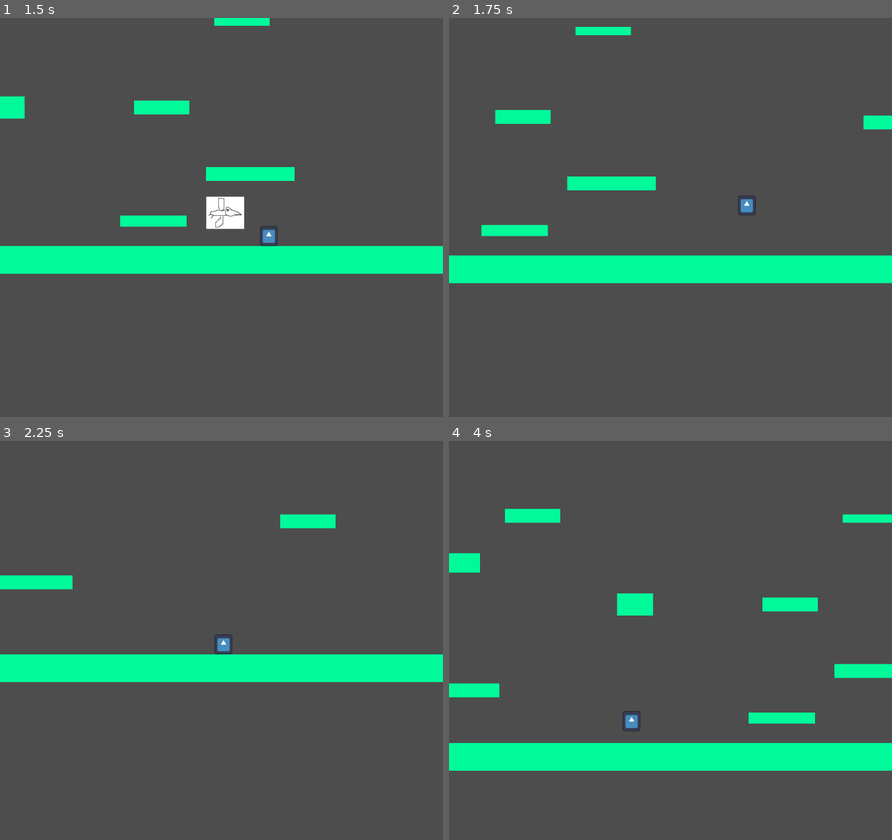
Above: before the commit, frames 1-4 (two rows, left to right).
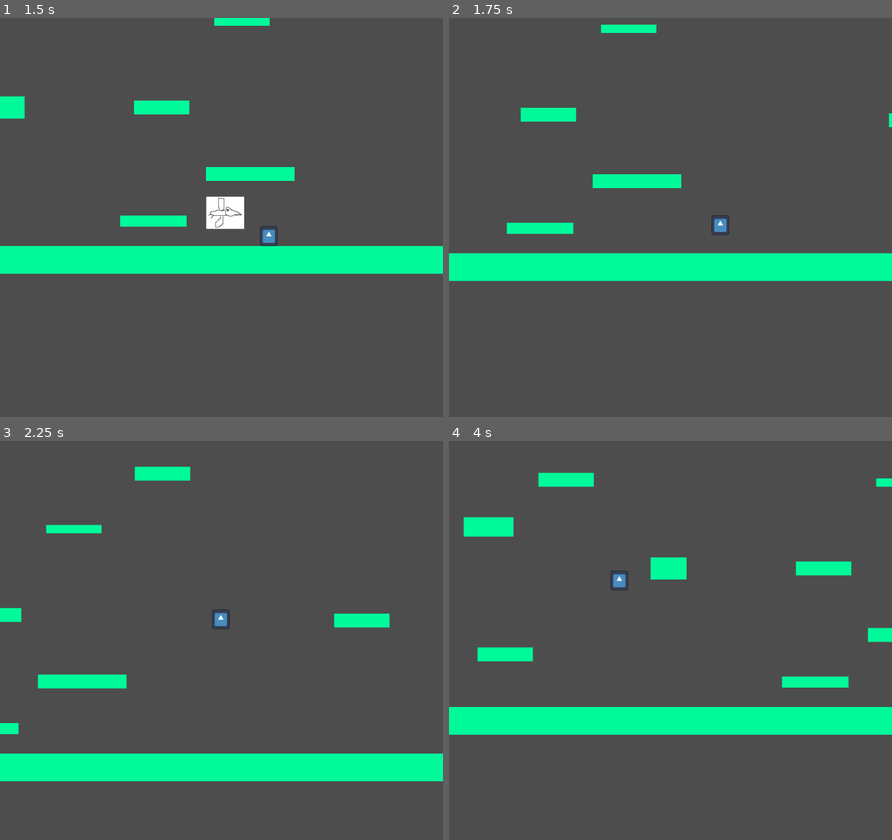
Above: after the commit, the same moments.

Repository: ArthurVayner/GameJam2026
Game: Godot game, scene res://Scenes/node_2d.tscn
Same seed, same stepped clock (60 frames per second), same inputs: the game is played once before the commit and once after it. This scene is started directly instead of the project's main scene. The engine's default icon, where the game draws it, is replaced by a stand-in: a white triangle on a blue panel in a dark square.
Inputs:
- Up to frame 1 (1.5 s): hold Right (go_right) from 0.53 s (still down); tap W (jump) at 0.77, 1.07 s
- Up to frame 2 (1.75 s): keep holding Right (go_right); tap W (jump) at 1.52 s
- Up to frame 3 (2.25 s): tap W (jump) at 1.82 s; release Right (go_right) at 2.03 s; hold Left (go_left) from 2.03 s (still down)
- Up to frame 4 (4 s): keep holding Left (go_left); tap W (jump) at 3.02, 3.32, 3.77 s

Frame 1 is identical in both runs. In frame 2, 3.7% of the frame differs, in the area x 0-100%, y 1-67%; in frame 3, 17%; in frame 4, 19%, in the area x 0-100%, y 7-83%.
Error before the commit: Cannot call method 'start' on a null value. (res://Scripts/player.gd:30)
Error after the commit: Cannot call method 'start' on a null value. (res://Scripts/player.gd:26)

Commit message:
Added bird flapping sounds

Diff:
--- a/Scenes/bird.tscn
+++ b/Scenes/bird.tscn
@@ -1,7 +1,8 @@
 [gd_scene format=3 uid="uid://d0w1bn31ck55y"]
 
 [ext_resource type="Texture2D" uid="uid://by0e42830pk6w" path="res://bird.png" id="1_i8bdw"]
-[ext_resource type="Script" uid="uid://b2p0i77falbmd" path="res://Scenes/bird.gd" id="1_mcegt"]
+[ext_resource type="Script" uid="uid://b2p0i77falbmd" path="res://Scripts/bird.gd" id="1_mcegt"]
+[ext_resource type="AudioStream" uid="uid://da4e7lhwi80y5" path="res://Assets/Objects/bird_flap_maybeIDK.wav" id="3_dnvpi"]
 
 [sub_resource type="RectangleShape2D" id="RectangleShape2D_ygmfd"]
 size = Vector2(14, 12)
@@ -16,5 +17,14 @@
 [node name="CollisionShape2D" type="CollisionShape2D" parent="." unique_id=1653949590]
 shape = SubResource("RectangleShape2D_ygmfd")
 
+[node name="FlappingSound" type="AudioStreamPlayer2D" parent="." unique_id=839557145]
+stream = ExtResource("3_dnvpi")
+volume_db = 10.0
+autoplay = true
+max_distance = 52.0
+
+[node name="FlappingSoundTimer" type="Timer" parent="." unique_id=1759071215]
+
 [connection signal="area_entered" from="." to="." method="_on_area_entered"]
 [connection signal="body_entered" from="." to="." method="_on_body_entered"]
+[connection signal="timeout" from="FlappingSoundTimer" to="." method="_on_falpping_sound_timer_timeout"]
--- a/Scenes/bird.gd
+++ b/Scripts/bird.gd
@@ -1,10 +1,15 @@
 extends Area2D
+
+@onready var flapping_sound: AudioStreamPlayer2D = $FlappingSound
+@onready var flapping_sound_timer: Timer = $FlappingSoundTimer
+
 
 var direction: int = 1
 var speed = 140.0
 
 # Called when the node enters the scene tree for the first time.
 func _ready() -> void:
+	flapping_sound_timer.start(0.5)
 	print("bird booste")
 	pass # Replace with function body.
 
@@ -14,11 +19,17 @@
 
 # Called every frame. 'delta' is the elapsed time since the previous frame.
 func _process(_delta: float) -> void:
+
 	pass
 
 func _on_body_entered(body: Node2D) -> void:
 	if body is Player:
-		print()
 		body.give_knockback(Vector2(350 * direction,-150))
 		queue_free()
 	pass # Replace with function body.
+
+
+
+func _on_falpping_sound_timer_timeout() -> void:
+	flapping_sound.play()
+	flapping_sound_timer.start(0.5)
--- a/Scripts/player.gd
+++ b/Scripts/player.gd
@@ -20,10 +20,6 @@
 
 var can_move: bool = true
 var is_moving: bool = true
-
-func give_knockback(value:Vector2) -> void:
-	print(1)
-	velocity = value
 
 
 func _ready() -> void:
@@ -73,3 +69,8 @@
 	if is_moving:
 		walk_sfx.play()
 	moving_sound_timer.start(0.296)
+
+func give_knockback(value:Vector2) -> void:
+	hit_sfx.play()
+	print(1)
+	velocity = value
Not shown, added: Assets/Objects/bird_flap_maybeIDK.wav.import
Renamed: Scenes/bird.gd.uid -> Scripts/bird.gd.uid
Not shown, added: Assets/Objects/bird_flap_maybeIDK.wav
